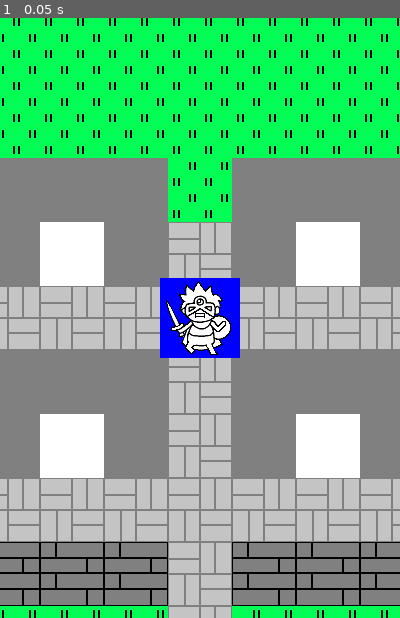
Above: before the commit, frame 1.
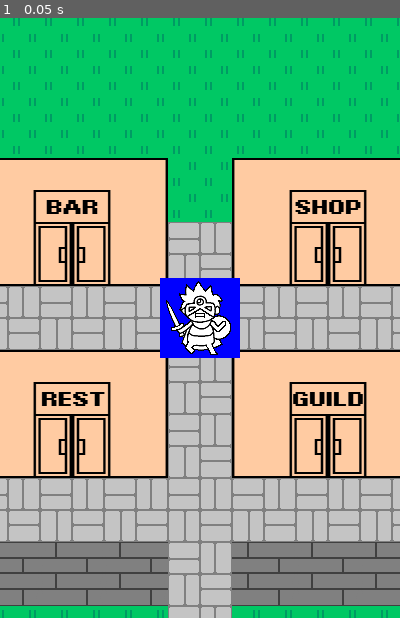
Above: after the commit, the same moment.

Repository: allgorilla/jutegame
Game: Godot game, scene res://PlayerController.tscn
Two runs of this game, one before a commit and one after it. Both use one fixed random seed, a clock stepped at 60 frames per second and the inputs below.
Inputs:
- Up to frame 1 (0.05 s): no input

The runs differ from the first frame. In frame 1, 64% of the frame differs, in the area x 0-100%, y 0-100%.

Commit message:
複合タイルの表示に対応。

Diff:
--- a/PlayerController.tscn
+++ b/PlayerController.tscn
@@ -8,6 +8,7 @@
 [ext_resource type="Texture2D" uid="uid://civjshi6plgem" path="res://image/map_event.png" id="6_876be"]
 [ext_resource type="Texture2D" uid="uid://dpt0oxq77d4se" path="res://image/map_move.png" id="6_xmas2"]
 [ext_resource type="Texture2D" uid="uid://ceqju8dc5suct" path="res://image/map_object.png" id="8_xmas2"]
+[ext_resource type="Texture2D" uid="uid://bh58x48dg7yph" path="res://image/map_layout.png" id="9_ehpa4"]
 
 [sub_resource type="Animation" id="Animation_1hgir"]
 length = 0.001
@@ -66,4 +67,5 @@
 map_move = ExtResource("6_xmas2")
 map_event = ExtResource("6_876be")
 map_object = ExtResource("8_xmas2")
+map_layout = ExtResource("9_ehpa4")
 player = NodePath("../Player")
--- a/map_manager.gd
+++ b/map_manager.gd
@@ -4,8 +4,18 @@
 @export var map_bg: Texture2D
 @export var map_move: Texture2D   # 追加：移動可能範囲
 @export var map_event: Texture2D
-@export var map_object: Texture2D  # ③：追加
+@export var map_object: Texture2D
+@export var map_layout: Texture2D
 @export var player: Sprite2D
+
+# --- ④用の画像リスト（発見順） ---
+var layout_textures = [
+	preload("res://image/layout_king.png"),
+	preload("res://image/layout_bar.png"),
+	preload("res://image/layout_shop.png"),
+	preload("res://image/layout_rest.png"),
+	preload("res://image/layout_guild.png")
+]
 
 # タイル素材の読み込み
 var grass_tex = preload("res://image/grass.png")
@@ -23,6 +33,9 @@
 	if map_object:
 		generate_objects()
 
+	if map_layout:
+		generate_layout_objects()
+
 	if map_event:
 		find_player_start_position()
 
@@ -66,6 +79,79 @@
 
 			if tex:
 				spawn_tile_sprite(x, y, tex)
+
+# ④：巨大オブジェクトのスキャンと配置
+func generate_layout_objects():
+	var img = map_layout.get_image()
+	var width = img.get_width()
+	var height = img.get_height()
+	var layout_index = 0
+	var scanned_pixels = [] # 重複処理防止用
+
+	# 左上から右下へスキャン
+	for y in range(height):
+		for x in range(width):
+			var grid_pos = Vector2(x, y)
+			if grid_pos in scanned_pixels: continue
+
+			var color = img.get_pixel(x, y)
+
+			# 赤ドット(R=1, G=0, B=0)を発見した場合
+			if color.r > 0.9 and color.g < 0.1 and color.b < 0.1:
+				if layout_index < layout_textures.size():
+					# 1. サイズを計測（隣接する青ドットを数える）
+					var obj_size = measure_blue_area(img, x, y, scanned_pixels)
+
+					# 2. 画像を配置
+					spawn_layout_sprite(x, y, layout_textures[layout_index], obj_size)
+
+					# 3. 次の画像へ
+					layout_index += 1
+
+# 青ドットを計測してサイズ(タイル数)を返す
+func measure_blue_area(img: Image, start_x: int, start_y: int, scanned_list: Array) -> Vector2:
+	var w = 1
+	var h = 1
+
+	# 横幅を計測 (右方向に青ドットが続く限り)
+	while start_x + w < img.get_width():
+		var c = img.get_pixel(start_x + w, start_y)
+		if c.r < 0.1 and c.g < 0.1 and c.b > 0.9: # 青
+			w += 1
+		else:
+			break
+
+	# 高さを計測 (下方向に青ドットが続く限り)
+	while start_y + h < img.get_height():
+		var c = img.get_pixel(start_x, start_y + h)
+		if c.r < 0.1 and c.g < 0.1 and c.b > 0.9: # 青
+			h += 1
+		else:
+			break
+
+	# 占有範囲をスキャン済みリストに登録
+	for ny in range(start_y, start_y + h):
+		for nx in range(start_x, start_x + w):
+			scanned_list.append(Vector2(nx, ny))
+
+	return Vector2(w, h)
+
+# 巨大オブジェクト用のスプライト生成
+func spawn_layout_sprite(x, y, tex, grid_size):
+	var sprite = Sprite2D.new()
+	sprite.texture = tex
+	sprite.centered = false
+	sprite.position = Vector2(x * TILE_SIZE, y * TILE_SIZE)
+
+	# 画像のサイズを指定されたタイル数分に引き延ばす（または合わせる）
+	# 元画像が 128x128 等で、タイル3x2分なら、サイズを調整
+	var target_size = grid_size * TILE_SIZE
+	var tex_size = tex.get_size()
+	sprite.scale = target_size / tex_size
+
+	# オブジェクトレイヤー(1)よりさらに手前、キャラ(2)より奥
+	sprite.z_index = 1
+	add_child(sprite)
 
 func generate_world():
 	if map_bg:
Binary file changed: image/grass.png
Binary file added: image/layout_bar.png
Not shown, added: image/layout_bar.png.import
Binary file added: image/layout_guild.png
Not shown, added: image/layout_guild.png.import
Binary file added: image/layout_king.png
Not shown, added: image/layout_king.png.import
Binary file added: image/layout_rest.png
Not shown, added: image/layout_rest.png.import
Binary file added: image/layout_shop.png
Not shown, added: image/layout_shop.png.import
Binary file changed: image/road.png
(and 1 more such lines)
